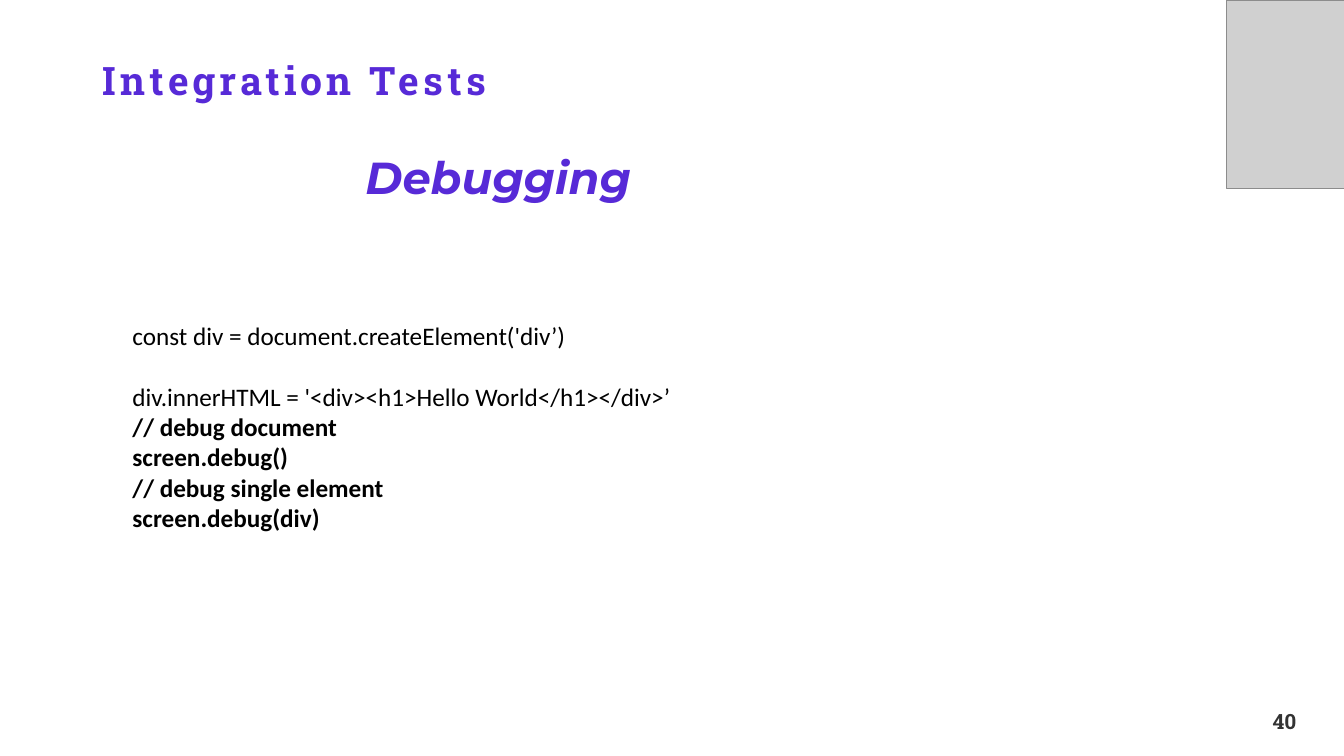
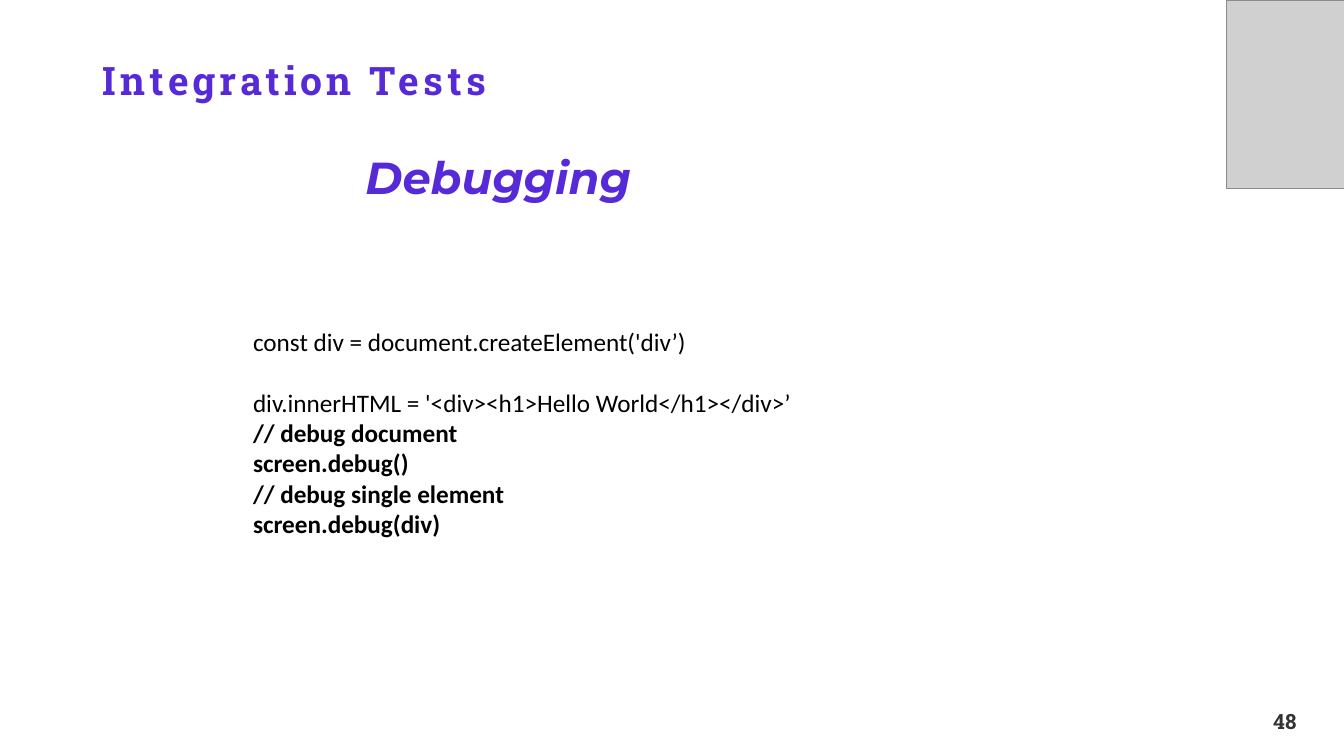
Before and after one commit to TakiRahal/test-react-19, a slide deck: slide 48 of Testing ReactJS.pptx (slide 40 before the commit). Drawn at 1344x756 pixels with LibreOffice and Linux fonts; fonts in the diff are those of the drawing; grey boxes stand for pictures; background and template pictures are left out. Boxes give left, top, right and bottom in pixels: in the first picture for what was removed or moved away, otherwise in the second. Text is boxed around its words. In the diff, an @@ line names an element or a change of style, - is before the commit and + after.

```diff
--- a/Testing ReactJS.pptx
+++ b/Testing ReactJS.pptx
@@ text "const div = document.createElement('div’)": place and size @@
-text "const div = document.createElement('div’)" at (132,326,670,532)
+text "const div = document.createElement('div’)" at (253,332,791,538)
@@ page number at (1273,714,1296,729): text changed @@
-40
+48
```
Also in this commit, not shown: 9 other slides changed, 9 slides added, 26 slides removed, 20 other files.
